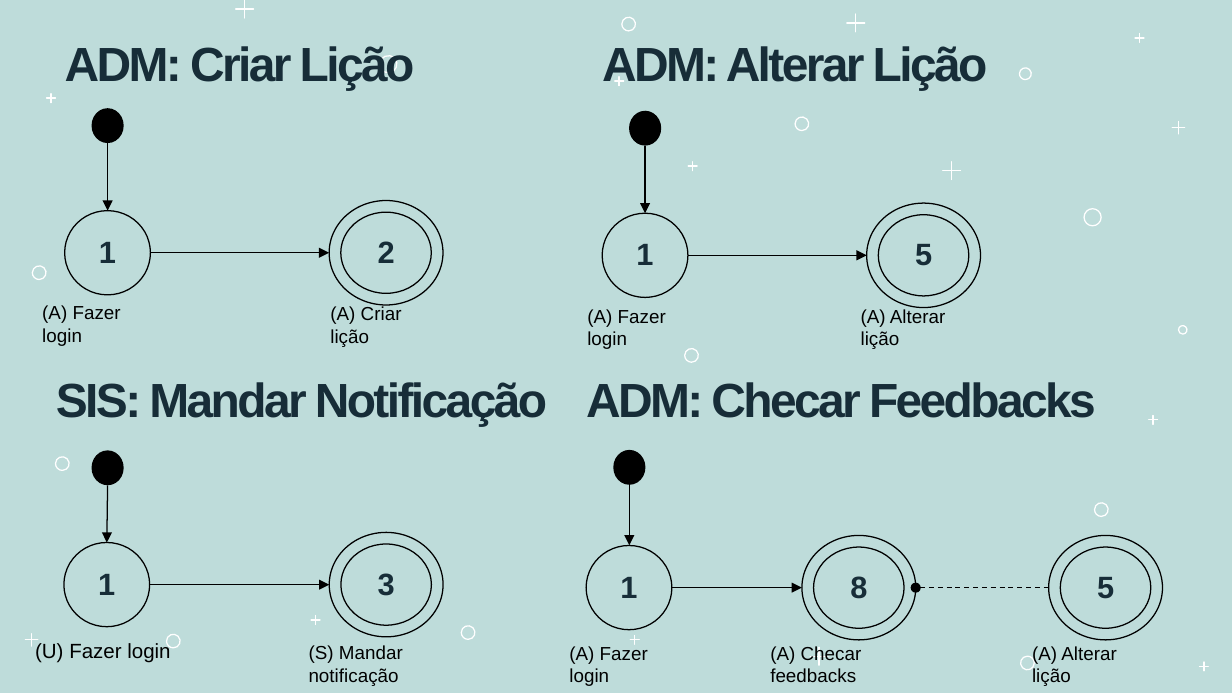
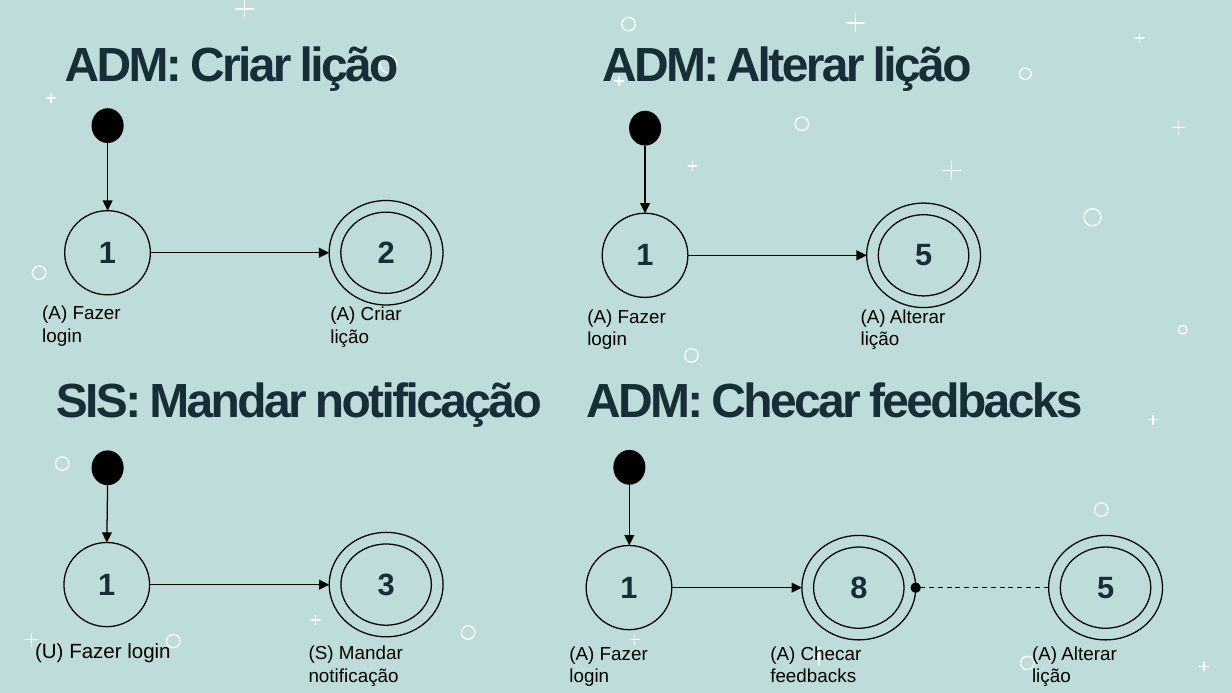
Before and after one commit to ddanieldma/MIR-Duolingo, a slide deck: slide 5 of Duolingo-MIR-8.pptx. Drawn at 1232x693 pixels with LibreOffice and Linux fonts; fonts in the diff are those of the drawing. Boxes give left, top, right and bottom in pixels: in the first picture for what was removed or moved away, otherwise in the second. Text is boxed around its words. In the diff, an @@ line names an element or a change of style, - is before the commit and + after.

```diff
--- a/Duolingo-MIR-8.pptx
+++ b/Duolingo-MIR-8.pptx
@@ text at box(65, 46, 399, 90): text changed @@
-ADM: Criar Lição
+ADM: Criar lição
@@ text at box(602, 46, 972, 90): text changed @@
-ADM: Alterar Lição
+ADM: Alterar lição
@@ text at box(56, 382, 542, 426): text changed @@
-SIS: Mandar Notificação
+SIS: Mandar notificação
@@ text at box(586, 382, 1082, 418): text changed @@
-ADM: Checar Feedbacks
+ADM: Checar feedbacks
```
Also in this commit, not shown: 5 other slides changed, 3 slides added, 3 slides removed.
